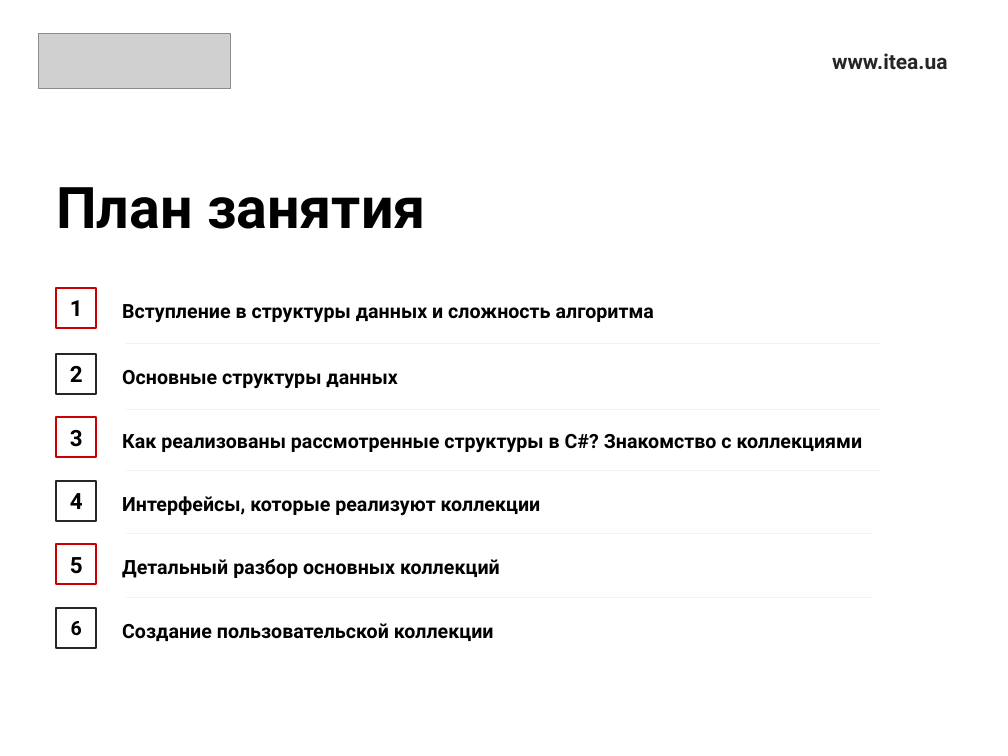
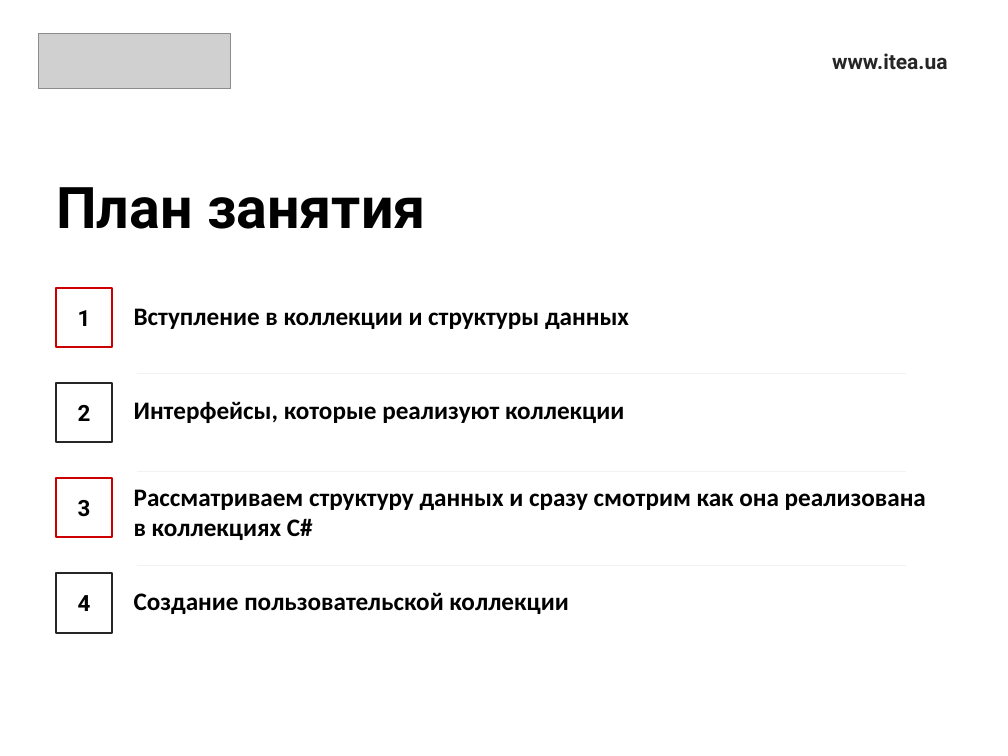
Before and after one commit to Ryabik/CSharpProfessional, a slide deck: slide 3 of 1.Collections/CollectionsPresentation.pptx. Drawn at 1008x756 pixels with LibreOffice and Linux fonts; fonts in the diff are those of the drawing; grey boxes stand for pictures. Boxes give left, top, right and bottom in pixels: in the first picture for what was removed or moved away, otherwise in the second. Text is boxed around its words. In the diff, an @@ line names an element or a change of style, - is before the commit and + after.

```diff
--- a/1.Collections/CollectionsPresentation.pptx
+++ b/1.Collections/CollectionsPresentation.pptx
@@ rectangle "1": place and size @@
-rectangle "1" at box(56, 288, 97, 329)
+rectangle "1" at box(56, 288, 113, 348)
@@ text at box(134, 308, 629, 329): text changed; size 14 to 18 pt; font Roboto to Calibri @@
-Вступление в структуры данных и сложность алгоритма
+Вступление в коллекции и структуры данных
@@ rectangle "2": place and size @@
-rectangle "2" at box(56, 354, 97, 394)
+rectangle "2" at box(56, 383, 113, 443)
@@ text removed at box(122, 370, 397, 388) @@
-Основные структуры данных
@@ text "Интерфейсы, которые реализуют коллекции" at box(134, 401, 624, 423): size 14 to 18 pt, font Roboto to Calibri @@
@@ text "Интерфейсы, которые реализуют коллекции": place and size @@
-text "Интерфейсы, которые реализуют коллекции" at box(122, 496, 541, 515)
+text "Интерфейсы, которые реализуют коллекции" at box(134, 401, 624, 423)
@@ line moved from (126, 344) - (880, 344) to (137, 374) - (906, 374) @@
@@ rectangle "3": place and size @@
-rectangle "3" at box(56, 417, 97, 458)
+rectangle "3" at box(56, 478, 113, 537)
@@ line moved from (126, 410) - (880, 410) to (137, 472) - (906, 472) @@
@@ text at box(134, 489, 926, 540): text changed; size 14 to 18 pt; font Roboto to Calibri @@
-Как реализованы рассмотренные структуры в С#? Знакомство с коллекциями
+Рассматриваем структуру данных и сразу смотрим как она реализована в коллекциях C#
@@ line removed from (126, 534) to (872, 534) @@
@@ rectangle removed at box(56, 544, 97, 585) @@
-5
@@ text removed at box(122, 559, 500, 578) @@
-Детальный разбор основных коллекций
@@ line moved from (126, 471) - (880, 471) to (137, 565) - (906, 565) @@
@@ rectangle "4": place and size @@
-rectangle "4" at box(56, 481, 97, 521)
+rectangle "4" at box(56, 574, 113, 633)
@@ text "Создание пользовательской коллекции": place and size @@
-text "Создание пользовательской коллекции" at box(122, 623, 494, 641)
+text "Создание пользовательской коллекции" at box(134, 592, 568, 614)
@@ text "Создание пользовательской коллекции" at box(134, 592, 568, 614): size 14 to 18 pt, font Roboto to Calibri @@
@@ line removed from (126, 598) to (872, 598) @@
@@ rectangle removed at box(56, 608, 97, 648) @@
-6
```
Also in this commit, not shown: 5 other slides changed, 9 slides added, 1 slide removed.
